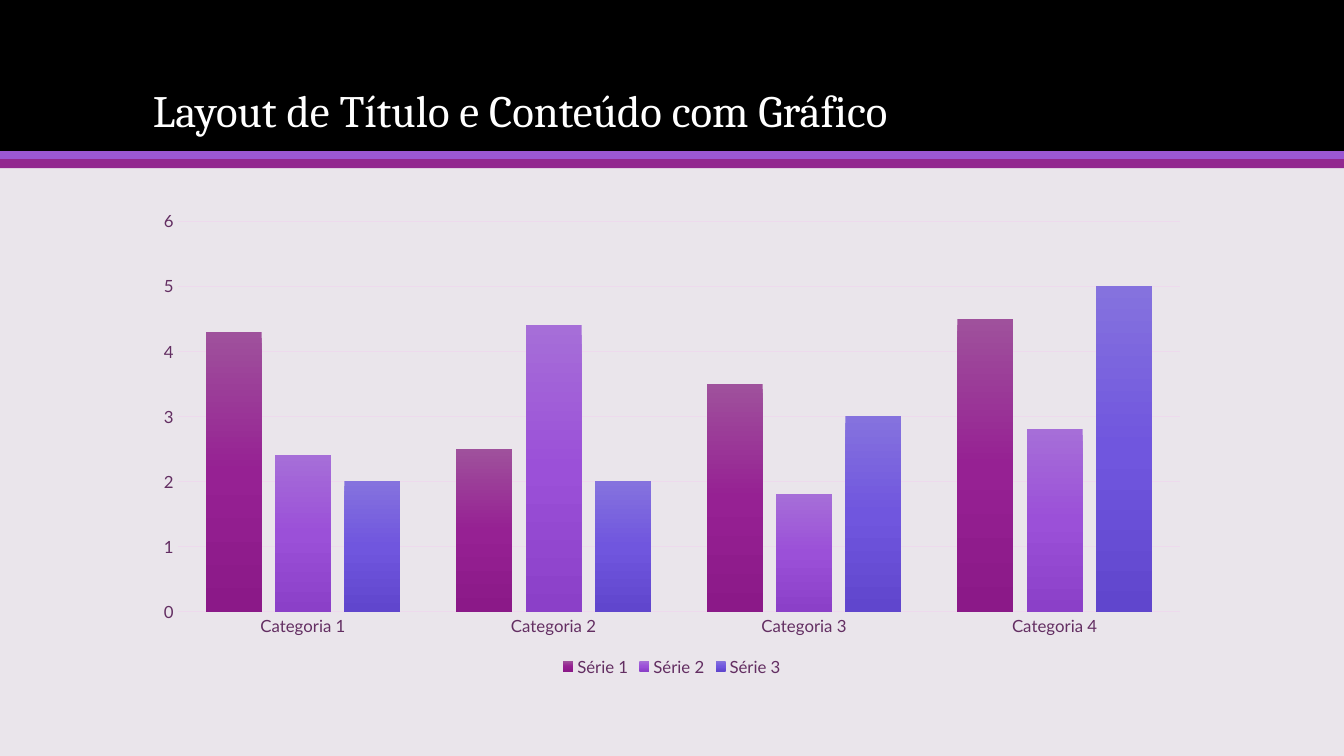
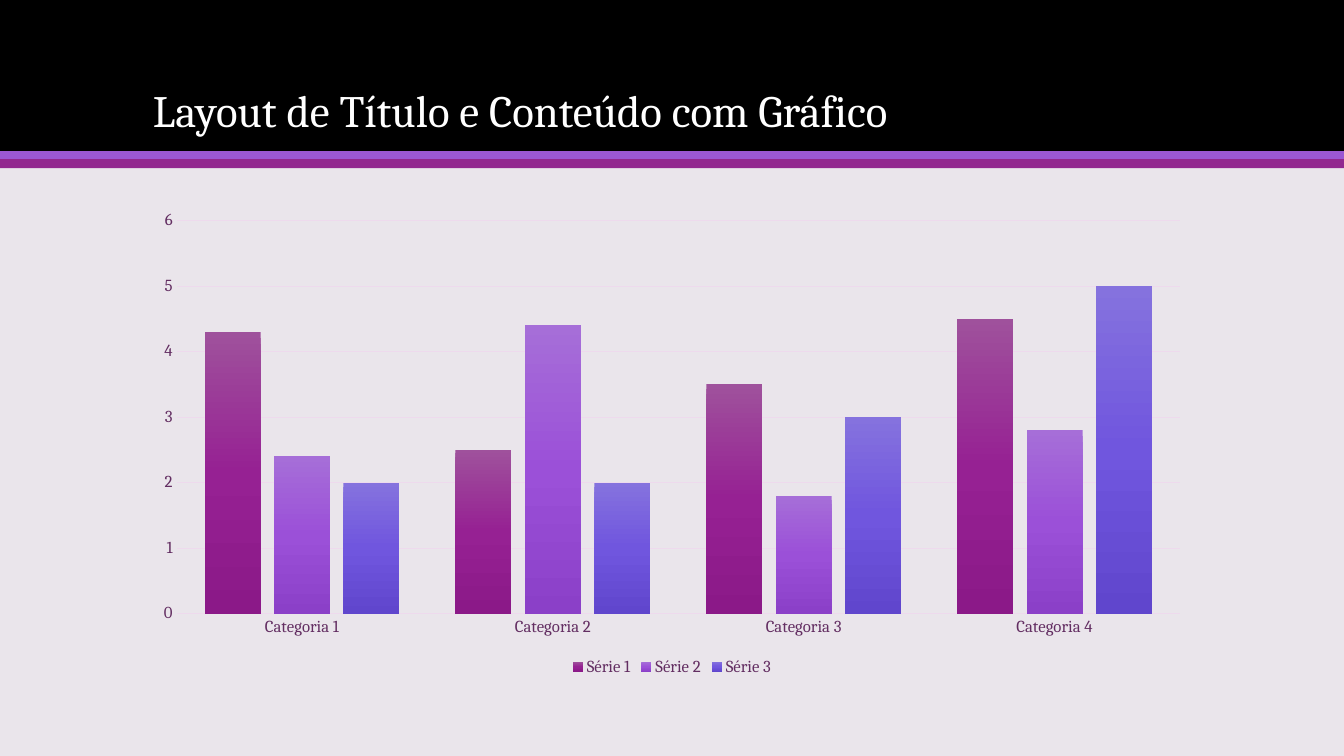
Before and after one commit to davidallysson/minicurso-bootstrap, a slide deck: slide 9 of Desenvolvendo Sites Responsivos com Bootstrap 4.pptx (slide 8 before the commit). Drawn at 1344x756 pixels with LibreOffice and Linux fonts; fonts in the diff are those of the drawing. Boxes give left, top, right and bottom in pixels: in the first picture for what was removed or moved away, otherwise in the second. Text is boxed around its words. In the diff, an @@ line names an element or a change of style, - is before the commit and + after.

Commit message:
Atualizando conteúdo do slide

```diff
--- a/Desenvolvendo Sites Responsivos com Bootstrap 4.pptx
+++ b/Desenvolvendo Sites Responsivos com Bootstrap 4.pptx
@@ column chart at [143, 202, 1202, 681] @@
@@ legend changed @@
@@ category axis changed @@
@@ value axis changed @@
@@ lettering changed @@
```
Also in this commit, not shown: 7 other slides changed, 1 slide added.
